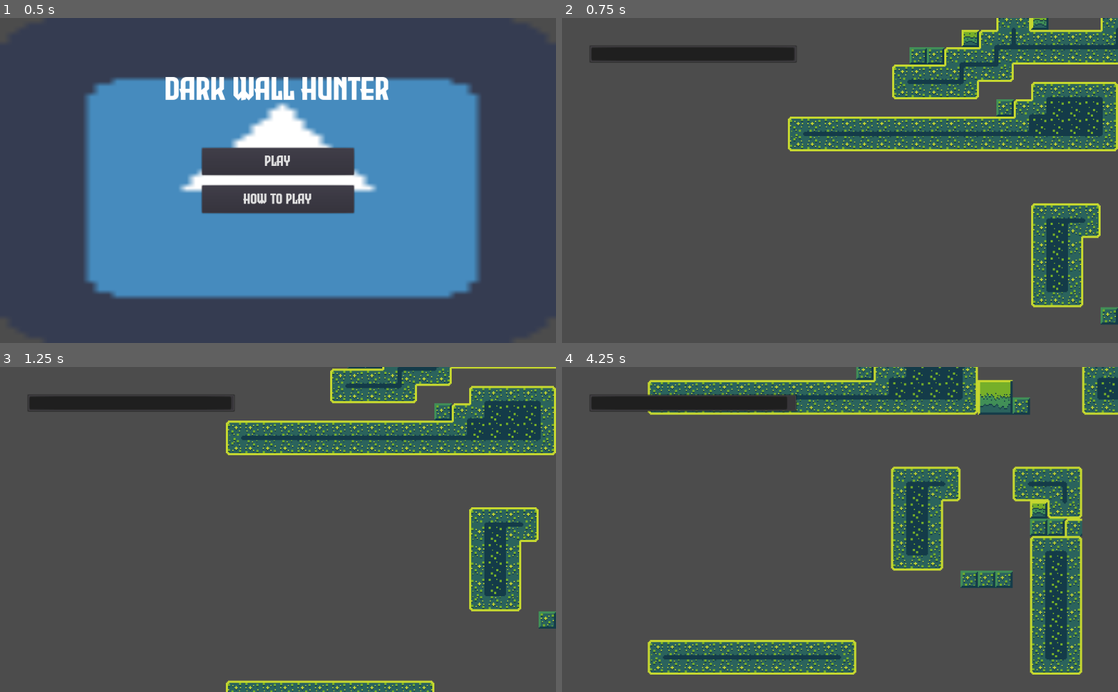
Above: before the commit, frames 1-4 (two rows, left to right).
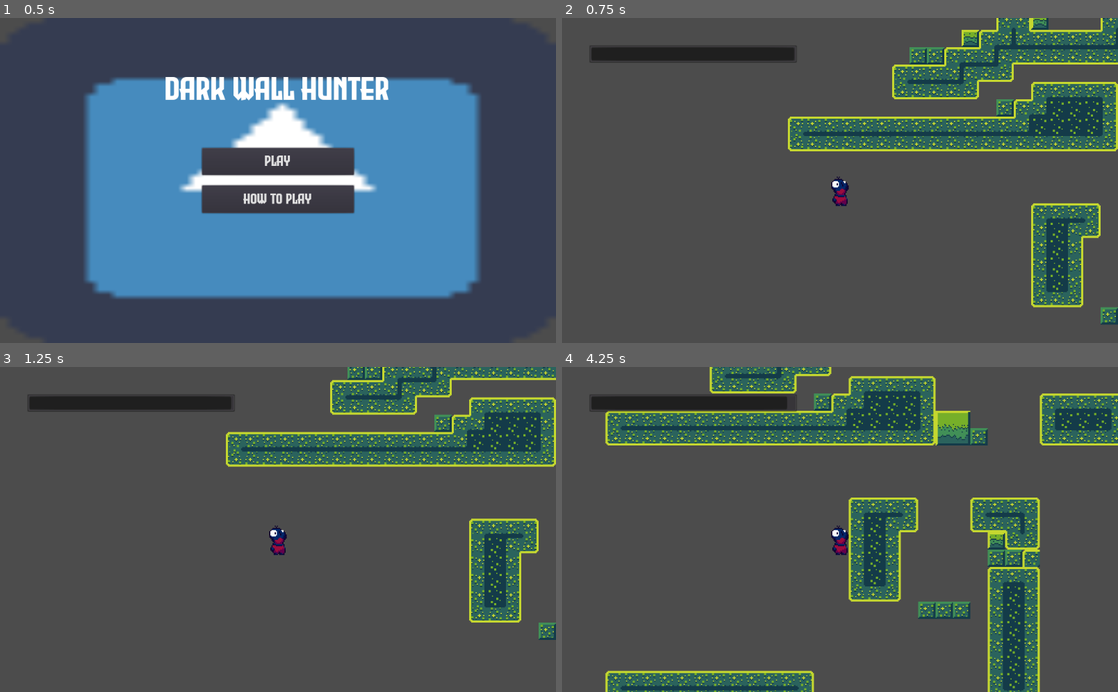
Above: after the commit, the same moments.

Repository: bosskab123/godot-wild-jam-36
Game: Godot game, scene res://scenes/uis/MainMenuUI.tscn
Two runs of this game, one before a commit and one after it. Both use one fixed random seed, a clock stepped at 60 frames per second and the inputs below. The engine's default icon, where the game draws it, is replaced by a stand-in: a white triangle on a blue panel in a dark square.
Inputs:
- Up to frame 1 (0.5 s): no input
- Up to frame 2 (0.75 s): click "Play" at 0.5 s
- Up to frame 3 (1.25 s): no input
- Up to frame 4 (4.25 s): hold D (move_right) 1.28-2.78 s; tap Y (next_chunk) at 1.35, 2.85 s; tap W (jump) at 1.52, 2.27, 3.77 s; tap T (previous_chunk) at 2.1, 3.6 s; hold A (move_left) 2.78-3.53 s; hold D (move_right) from 3.53 s (still down)

Frame 1 is identical in both runs. In frame 2, 0.2% of the frame differs, in the area x 48-52%, y 48-58%; in frame 3, 15%; in frame 4, 40%, in the area x 7-100%, y 0-100%.

Commit message:
change player size according to sprite

Diff:
--- a/scenes/player/Player.tscn
+++ b/scenes/player/Player.tscn
@@ -7,8 +7,11 @@
 [ext_resource path="res://scenes/player/PlayerIdleState.gd" type="Script" id=5]
 [ext_resource path="res://scenes/player/PlayerAirState.gd" type="Script" id=6]
 [ext_resource path="res://scenes/player/PlayerWallHangState.gd" type="Script" id=7]
+[ext_resource path="res://assets/sprites/Tiny Platformer - Forest Asset Pack/Sprites/Player/idle.png" type="Texture" id=8]
 
 [sub_resource type="CapsuleShape2D" id=1]
+radius = 8.0
+height = 12.0
 
 [sub_resource type="SpriteFrames" id=2]
 animations = [ {
@@ -54,7 +57,12 @@
 
 [node name="WallCheckRay" type="RayCast2D" parent="PlayerStateMachine"]
 enabled = true
-cast_to = Vector2( 12, 0 )
+cast_to = Vector2( 10, 0 )
 
 [node name="AnimatedSprite" type="AnimatedSprite" parent="PlayerStateMachine"]
 frames = SubResource( 2 )
+
+[node name="Sprite" type="Sprite" parent="."]
+texture = ExtResource( 8 )
+region_enabled = true
+region_rect = Rect2( 10.617, 8, 16.383, 27 )
Not shown: 1 places in scenes/player/Player.tscn that only renumber resources
